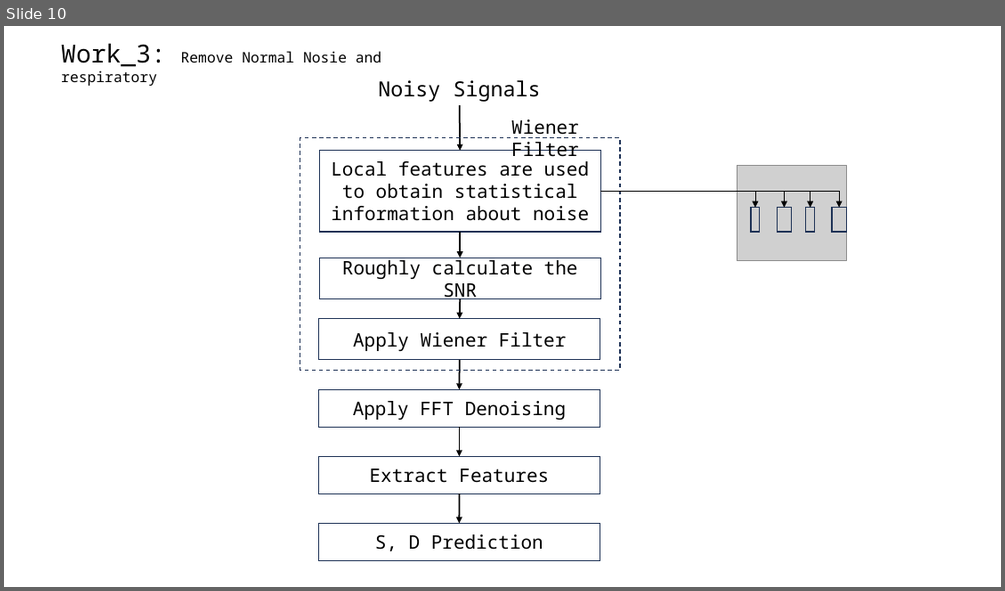
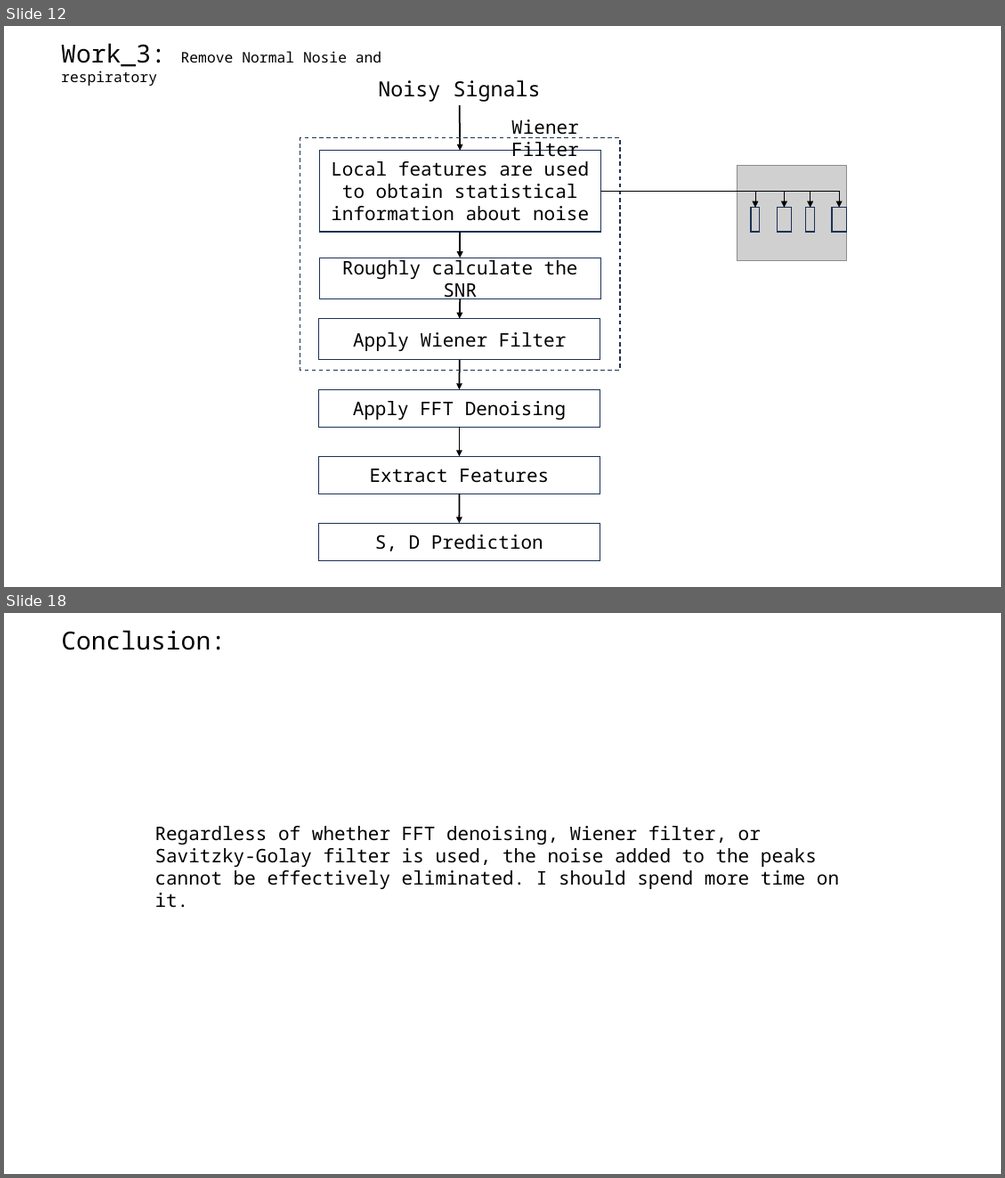
Before and after one commit to A-Big-Tortoise/Presentation, a slide deck: Presentation_911_JiayuChen.pptx. Shown one above the other, each under a label of ours: slide 10 before the commit, slides 12 and 18 after it; the slides between them are not shown. The pictures are 1005x591 and 1005x1178 pixels, drawn with LibreOffice and Linux fonts; fonts in the diff are those of the drawing; grey boxes stand for pictures. Boxes give left, top, right and bottom in pixels: in the first picture for what was removed or moved away, otherwise in the second. Text is boxed around its words. In the diff, an @@ line names an element or a change of style, - is before the commit and + after.

```diff
--- a/Presentation_911_JiayuChen.pptx
+++ b/Presentation_911_JiayuChen.pptx
@@ slide 18 added at [4, 613, 1001, 1174], background #FFFFFF @@
@@ text added at [61, 630, 226, 650], 24 pt, text #000000 @@
+Conclusion:
@@ text added at [155, 826, 839, 889], 18 pt, text #000000 @@
+Regardless of whether FFT denoising, Wiener filter, or Savitzky-Golay filter is used, the noise added to the peaks cannot be effectively eliminated. I should spend more time on it.
@@ what was slide 10 is now slide 12 @@
```
Also in this commit, not shown: 9 slides changed, 3 other slides added, 3 slides removed.
